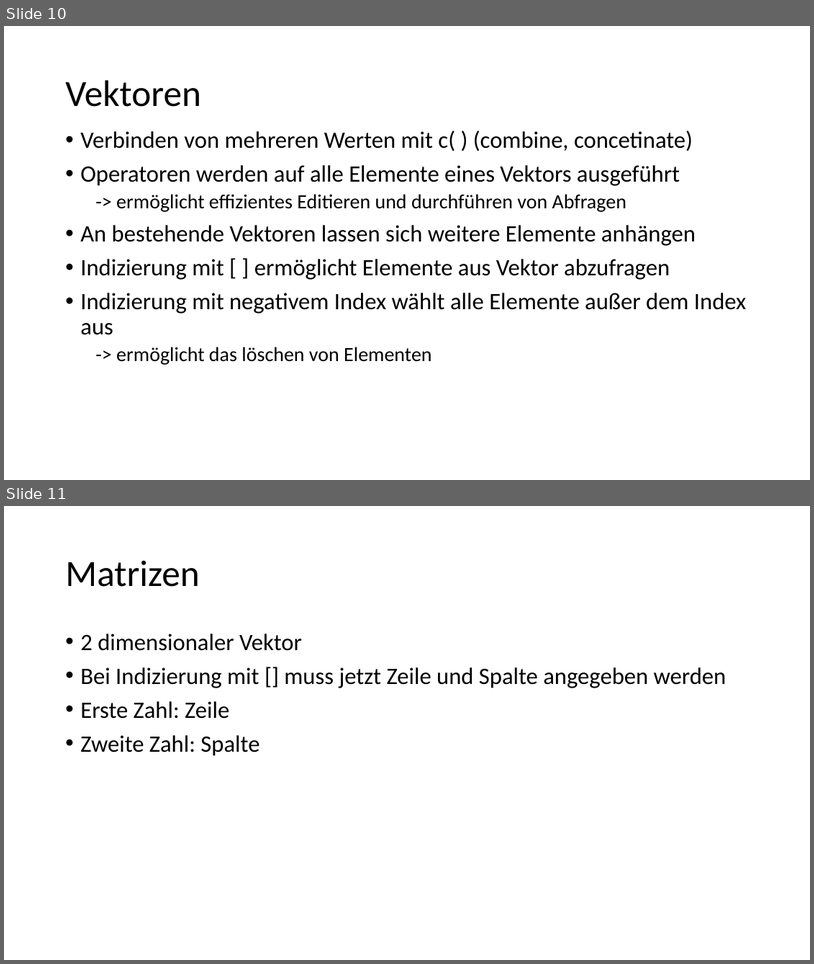
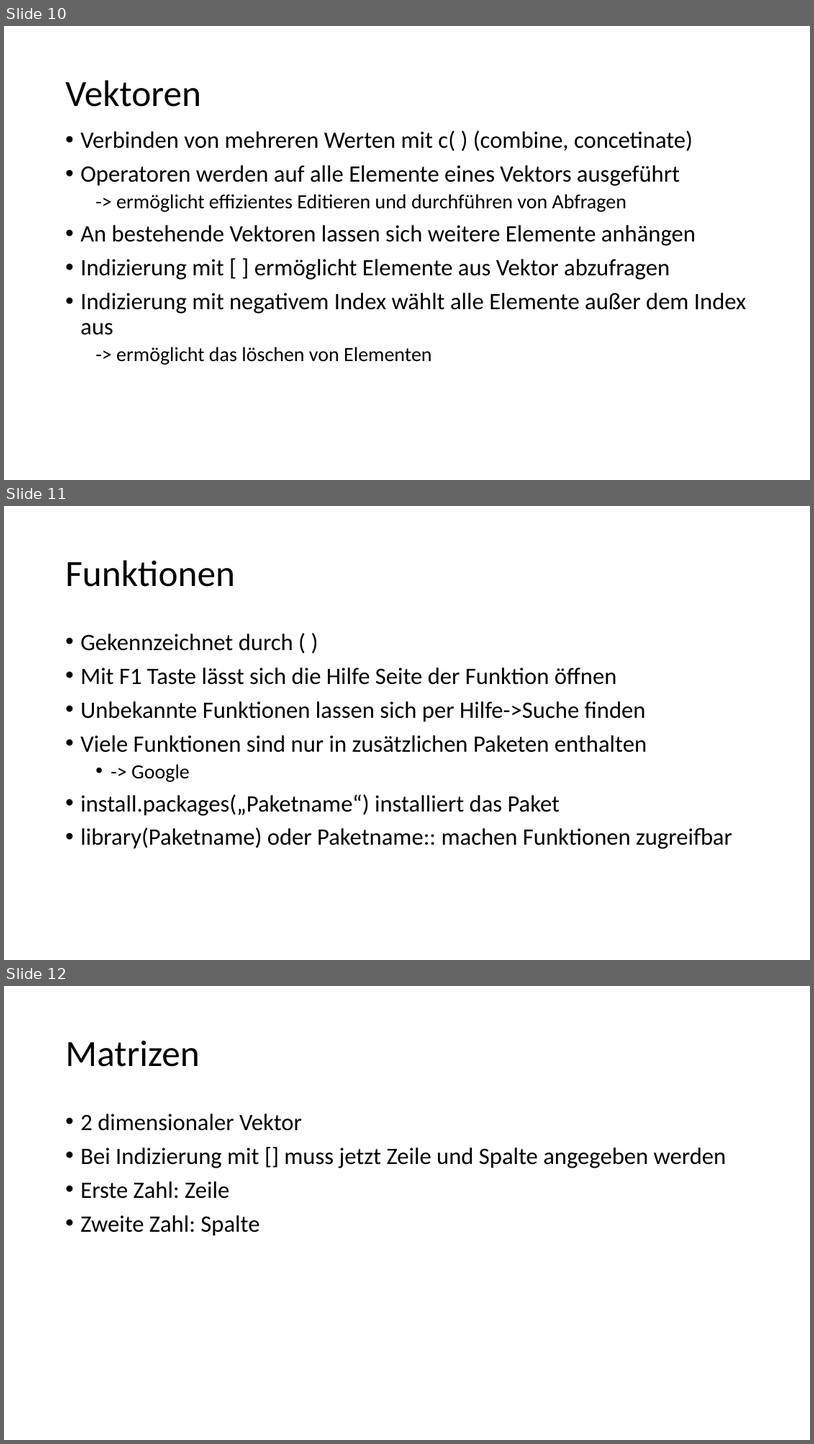
Before and after one commit to FlorianKeppeler/RKurs, a slide deck: Einführung in R.pptx. Shown one above the other, each under a label of ours: slides 10 and 11 before the commit, slides 10, 11 and 12 after it. The pictures are 814x964 and 814x1444 pixels, drawn with LibreOffice and Linux fonts; fonts in the diff are those of the drawing. Boxes give left, top, right and bottom in pixels: in the first picture for what was removed or moved away, otherwise in the second. Text is boxed around its words. In the diff, an @@ line names an element or a change of style, - is before the commit and + after.

Commit message:
Funktionen und Übung zu Vektor hinzugefügt

```diff
--- a/Einführung in R.pptx
+++ b/Einführung in R.pptx
@@ slide 11 added at [4,506,810,960], background #FFFFFF @@
@@ title added at [65,560,235,587], 44 pt, text #000000 @@
+Funktionen
@@ text added at [80,633,733,849], 28 pt, text #000000 @@
+• Gekennzeichnet durch ( )
+• Mit F1 Taste lässt sich die Hilfe Seite der Funktion öffnen
+• Unbekannte Funktionen lassen sich per Hilfe->Suche finden
+• Viele Funktionen sind nur in zusätzlichen Paketen enthalten
+  • -> Google
+• install.packages(„Paketname“) installiert das Paket
+• library(Paketname) oder Paketname:: machen Funktionen zugreifbar
@@ what was slide 11 is now slide 12 @@
```
Also in this commit, not shown: 2 other files.
